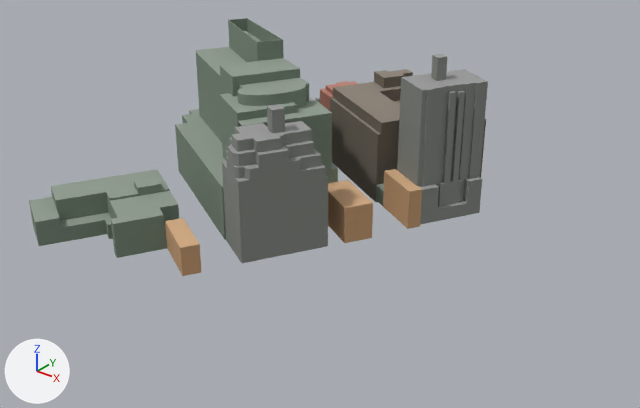
Two versions of the glTF model public/models/washington-city/tile-6_-6.glb, one commit apart.
The view is the same before and after, from a 50 mm lens placed at (1462.0, 742.0, 190.0), pointed at (1233.0, 1028.0, 13.0). Every picture has the same lights, and +X, +Y and +Z are marked at lower left. The older version comes first. Where no turn or scale is listed for an object, it has been applied to the vertices. Vertices at exactly the same position are counted once.

In view in the first picture: 'roof', 'wall'.
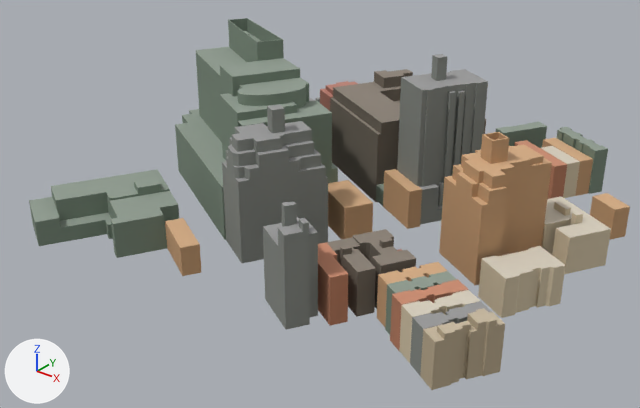
The newer file is also turned or shifted as a whole; pictures and numbers use the older file's frame.

Changed parts and their boxes (x1, y1, x2, y2) in the pictures (640 x 408 px):
'wall', reshaped (31% wider, 44% taller): before (29, 18, 488, 276); after (29, 18, 630, 390)
'roof', reshaped (31% wider, 41% taller): before (29, 18, 487, 248); after (29, 18, 630, 342)
part 1 of me_mesh_1, added (brown): after (480, 134, 509, 164)
part 2 of me_mesh_1, added: after (486, 133, 507, 140)
part 3 of me_mesh_1, added (brown): after (263, 82, 630, 390)
part 4 of me_mesh_2, added: after (556, 201, 570, 209)
part 5 of me_mesh_2, added: after (263, 122, 630, 342)

What the commit changed:
me_mesh_1 is used by ob_wall; location (1205.6, 1045.2, 39.4).
me_mesh_1 had 1046 vertices, 1046 faces and spanned x -81.0..81.0, y -111.0..111.0, z -39.0..39.0.
me_mesh_1 now has 1979 vertices, 2000 faces and spans x -81.0..148.0, y -111.0..119.0, z -39.0..39.0.
me_mesh_1 part 1: the loose piece of 8 vertices spanning x 56.0..63.0, y 25.0..31.0, z 28.0..39.0 is copied, and the copy is scaled about its middle by (1.56, 1.58, 0.927), then moved by (48.0, -34.0, -15.0); it spans x 102.0..113.0, y -11.0..-1.0, z 13.0..23.0.
me_mesh_1 part 2: the loose piece of 8 vertices spanning x 56.0..63.0, y 25.0..31.0, z 28.0..39.0 is copied, and the copy is scaled about its middle by (1.3, 1.31, 0.396), then moved by (48.0, -34.0, -13.0); it spans x 103.0..112.0, y -11.0..-2.0, z 19.0..23.0.
me_mesh_1 part 3: 917 vertices added at x 48.0..148.0, y -92.0..119.0, z -38.0..13.0.
me_mesh_2 is used by ob_roof; location (1205.6, 1045.2, 42.1).
me_mesh_2 had 792 vertices, 646 faces and spanned x -81.0..81.0, y -111.0..111.0, z -36.0..36.0.
me_mesh_2 now has 1357 vertices, 1113 faces and spans x -81.0..148.0, y -111.0..119.0, z -37.0..36.0.
me_mesh_2 part 4: the loose piece of 4 vertices spanning x 46.0..54.0, y 36.0..42.0, z -29.0 is copied, and the copy is moved by (75.0, -13.0, 12.0); it spans x 121.0..129.0, y 23.0..29.0, z -17.0.
me_mesh_2 part 5: 536 vertices added at x 48.0..148.0, y -92.0..119.0, z -37.0..20.0.
Other edits to the shape of me_mesh_2 do not show in these pictures.
